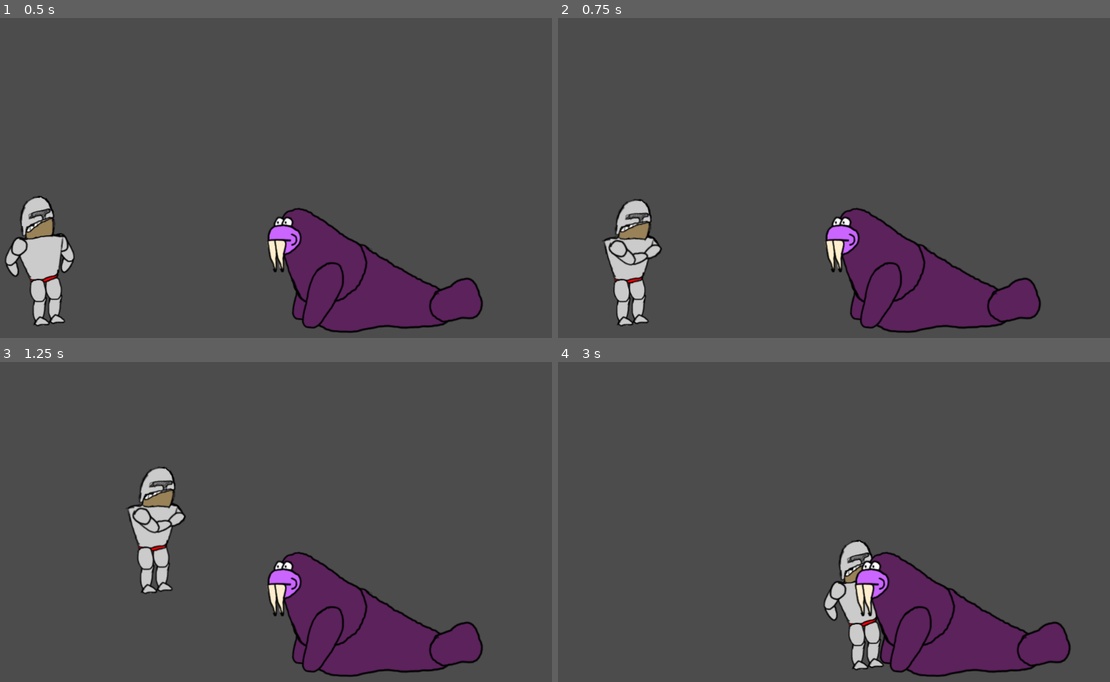
Above: before the commit, frames 1-4 (two rows, left to right).
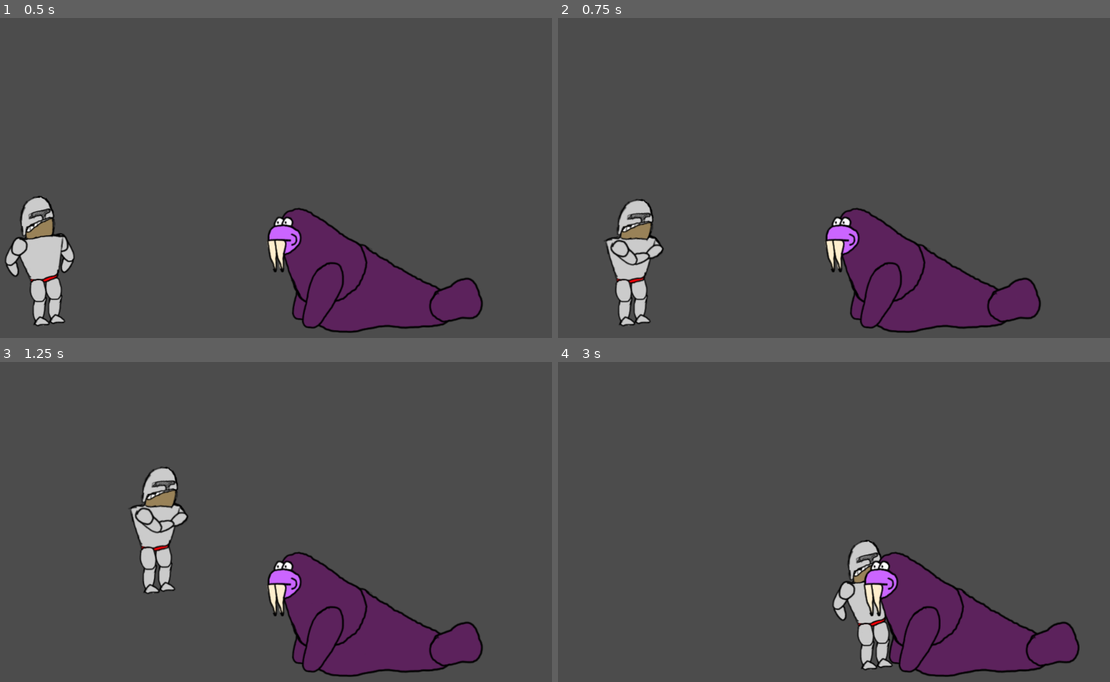
Above: after the commit, the same moments.

Repository: Wall-Dough/unstable
Game: Godot game, scene res://level/Level.tscn
Two runs of this game, one before a commit and one after it. Both use one fixed random seed, a clock stepped at 60 frames per second and the inputs below.
Inputs:
- Up to frame 1 (0.5 s): no input
- Up to frame 2 (0.75 s): hold Right (move_right) from 0.53 s (still down); hold S (give) from 0.53 s (still down)
- Up to frame 3 (1.25 s): keep holding Right (move_right); keep holding S (give); tap Space (jump) at 0.77 s
- Up to frame 4 (3 s): release Right (move_right) at 1.28 s; release S (give) at 1.28 s; hold A (kick_left) 1.28-2.03 s; tap S (give) at 1.35, 2.85 s; tap Space (jump) at 1.52 s; hold S (give) 2.03-2.78 s; hold Right (move_right) from 2.03 s (still down)

Frame 1 is identical in both runs. In frame 2, 1.1% of the frame differs, in the area x 8-20%, y 56-97%; in frame 3, 1.3%; in frame 4, 4.7%, in the area x 48-95%, y 55-99%.

Commit message:
Remove friction from player

Diff:
--- a/player/Player.tscn
+++ b/player/Player.tscn
@@ -1,8 +1,11 @@
-[gd_scene load_steps=5 format=2]
+[gd_scene load_steps=6 format=2]
 
 [ext_resource path="res://images/textures.png" type="Texture" id=1]
 [ext_resource path="res://player/Player.gd" type="Script" id=2]
 [ext_resource path="res://player/body.gd" type="Script" id=3]
+
+[sub_resource type="PhysicsMaterial" id=2]
+friction = 0.0
 
 [sub_resource type="RectangleShape2D" id=1]
 extents = Vector2( 29.1643, 10 )
@@ -13,6 +16,7 @@
 [node name="body" type="RigidBody2D" parent="."]
 position = Vector2( 10.9316, 109.317 )
 mode = 2
+physics_material_override = SubResource( 2 )
 script = ExtResource( 3 )
 
 [node name="collision" type="CollisionShape2D" parent="body"]
